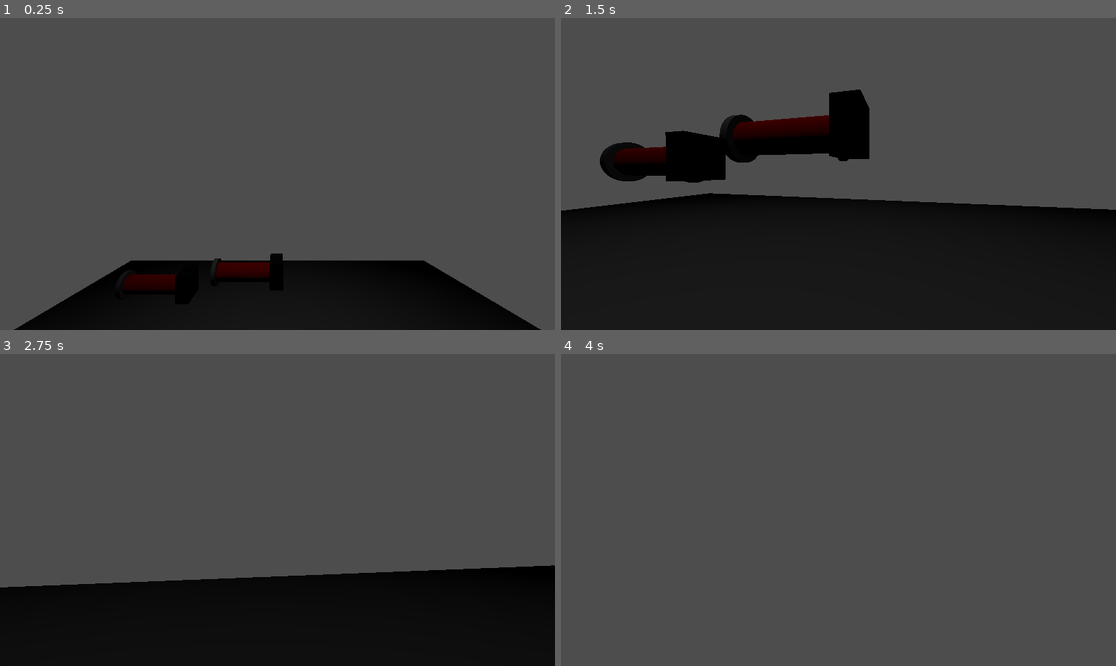
Above: before the commit, frames 1-4 (two rows, left to right).
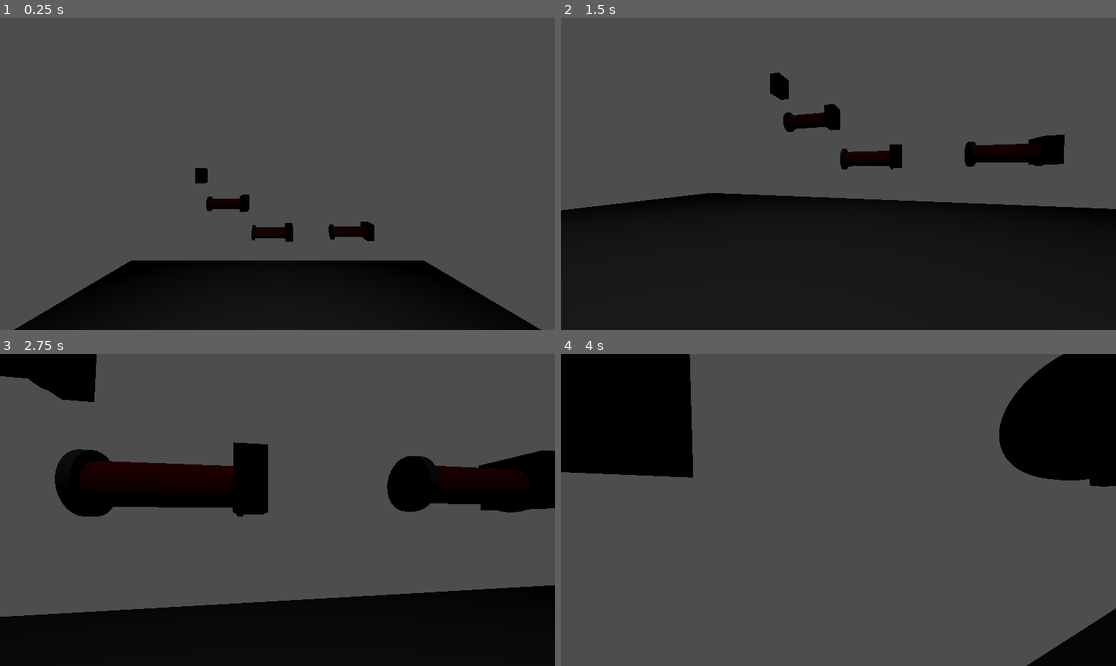
Above: after the commit, the same moments.

Repository: poogert/horror-game-jam-26
Game: Godot game, scene res://scenes/level.tscn
Same seed, same stepped clock (60 frames per second), same inputs: the game is played once before the commit and once after it.
Inputs (mouse positions are in pixels of both pictures, inside the frame that each line leads up to):
- Up to frame 1 (0.25 s): no input
- Up to frame 2 (1.5 s): tap Enter (ui_accept) at 0.5, 0.77 s; move the mouse to (866, 174) at 0.52 s; press the mouse at (866, 174) at 0.53 s; hold W (forward) from 0.53 s (still down); move the mouse to (810, 174) at 1.27 s; release the mouse at (810, 174) at 1.28 s; click (810, 174) at 1.35 s
- Up to frame 3 (2.75 s): keep holding W (forward); tap Enter (ui_accept) at 1.52 s; move the mouse to (288, 503) at 2.02 s; press the mouse at (288, 503) at 2.03 s
- Up to frame 4 (4 s): keep holding W (forward); move the mouse to (832, 516) at 2.77 s; release the mouse at (832, 516) at 2.78 s; click (832, 516) at 2.85 s; tap Enter (ui_accept) at 3.02, 3.77 s; move the mouse to (877, 513) at 3.52 s; press the mouse at (877, 513) at 3.53 s

The runs differ from the first frame. In frame 1, 1.8% of the frame differs, in the area x 22-68%, y 48-86%; in frame 2, 8.8%; in frame 3, 21%, in the area x 0-100%, y 0-85%; in frame 4, 18%.

Commit message:
wire game works

Diff:
--- /dev/null
+++ b/generational/camera_switcher.gd
@@ -0,0 +1,17 @@
+extends StaticBody3D
+
+@onready var cam = $Camera3D
+var player
+
+func _ready() -> void:
+	player = get_tree().get_first_node_in_group("player")
+
+func _unhandled_input(event: InputEvent) -> void:
+	if event.is_action_pressed("exit") and player:
+		player.camera.make_current()
+		Input.set_mouse_mode(Input.MOUSE_MODE_CAPTURED)
+
+func switchCamera():
+	if player and player.camera.current == true:
+		cam.make_current()
+		Input.set_mouse_mode(Input.MOUSE_MODE_VISIBLE)
--- /dev/null
+++ b/generational/camera_switcher.tscn
@@ -0,0 +1,19 @@
+[gd_scene format=3 uid="uid://b431pu8owrlsm"]
+
+[ext_resource type="Script" uid="uid://bh3iw8spn0cj8" path="res://camera_switcher.gd" id="1_uifgr"]
+
+[sub_resource type="BoxShape3D" id="BoxShape3D_hwta1"]
+
+[sub_resource type="BoxMesh" id="BoxMesh_hwta1"]
+
+[node name="cameraSwitcher" type="StaticBody3D" unique_id=37265451]
+script = ExtResource("1_uifgr")
+
+[node name="CollisionShape3D" type="CollisionShape3D" parent="." unique_id=1822796662]
+shape = SubResource("BoxShape3D_hwta1")
+
+[node name="MeshInstance3D" type="MeshInstance3D" parent="." unique_id=1455853376]
+mesh = SubResource("BoxMesh_hwta1")
+
+[node name="Camera3D" type="Camera3D" parent="." unique_id=1722719020]
+transform = Transform3D(1, 0, 0, 0, 1, 0, 0, 0, 1, 0, 2.9980247, 4.007569)
--- a/generational/scenes/level.tscn
+++ b/generational/scenes/level.tscn
@@ -2,6 +2,7 @@
 
 [ext_resource type="PackedScene" uid="uid://bjoytfgmv7oc0" path="res://scenes/player.tscn" id="1_u52ul"]
 [ext_resource type="PackedScene" uid="uid://c8418h6ptl0h3" path="res://scenes/wire_connectors.tscn" id="2_w7c3h"]
+[ext_resource type="PackedScene" uid="uid://b431pu8owrlsm" path="res://camera_switcher.tscn" id="3_w8frs"]
 
 [sub_resource type="BoxShape3D" id="BoxShape3D_hwta1"]
 size = Vector3(32.00154, 1, 32.102295)
@@ -28,8 +29,25 @@
 transform = Transform3D(1, 0, 0, 0, -0.0031288057, 0.9999951, 0, -0.9999951, -0.0031288057, 0, 16.91393, 0)
 spot_range = 24.512304
 
-[node name="wireConnectors" parent="." unique_id=1422545742 instance=ExtResource("2_w7c3h")]
-transform = Transform3D(1, 0, 0, 0, 1, 0, 0, 0, 1, 0.21281433, 2.0628438, -4.2146606)
+[node name="wireConnectors" parent="." unique_id=1422545742 node_paths=PackedStringArray("thisMustConnectTo") instance=ExtResource("2_w7c3h")]
+transform = Transform3D(1, 0, 0, 0, 1, 0, 0, 0, 1, 6.3274827, 2.0628438, -9.85946)
+thisMustConnectTo = NodePath("../wireConnectors2")
+isStart = true
 
-[node name="wireConnectors2" parent="." unique_id=437117939 instance=ExtResource("2_w7c3h")]
-transform = Transform3D(1, 0, 0, 0, 1, 0, 0, 0, 1, -3.287448, 1.6159818, -4.1238112)
+[node name="wireConnectors2" parent="." unique_id=437117939 node_paths=PackedStringArray("thisMustConnectTo", "previousConnectedPiece") instance=ExtResource("2_w7c3h")]
+transform = Transform3D(1, 0, 0, 0, 1, 0, 0, 0, 1, 1.0248709, 1.9564488, -10.0086)
+thisMustConnectTo = NodePath("../wireConnectors3")
+previousConnectedPiece = NodePath("../wireConnectors")
+
+[node name="wireConnectors3" parent="." unique_id=1882372691 node_paths=PackedStringArray("thisMustConnectTo", "previousConnectedPiece") instance=ExtResource("2_w7c3h")]
+transform = Transform3D(1, 0, 0, 0, 1, 0, 0, 0, 1, -1.9751291, 3.9358757, -10.0086)
+thisMustConnectTo = NodePath("../wireConnectors4")
+previousConnectedPiece = NodePath("../wireConnectors2")
+
+[node name="wireConnectors4" parent="." unique_id=1719352750 node_paths=PackedStringArray("previousConnectedPiece") instance=ExtResource("2_w7c3h")]
+transform = Transform3D(1, 0, 0, 0, 1, 0, 0, 0, 1, -4.920785, 5.7935534, -10.0086)
+previousConnectedPiece = NodePath("../wireConnectors3")
+isEnd = true
+
+[node name="cameraSwitcher" parent="." unique_id=37265451 instance=ExtResource("3_w8frs")]
+transform = Transform3D(1, 0, 0, 0, 1, 0, 0, 0, 1, 0, 0, 1)
--- a/generational/scenes/wire_connectors.tscn
+++ b/generational/scenes/wire_connectors.tscn
@@ -16,6 +16,7 @@
 [node name="wireConnectors" type="StaticBody3D" unique_id=1422545742]
 input_capture_on_drag = true
 script = ExtResource("1_jclur")
+numberOfConnections = 1
 
 [node name="CollisionShape3D" type="CollisionShape3D" parent="." unique_id=1658450811]
 transform = Transform3D(1, 0, 0, 0, 1, 0, 0, 0, 1, -0.25, 0, 0)
--- a/generational/scenes/wires.tscn
+++ b/generational/scenes/wires.tscn
@@ -17,10 +17,6 @@
 
 [node name="Node3D" type="Node3D" unique_id=953924409]
 script = ExtResource("1_ptv7e")
-
-[node name="Camera3D" type="Camera3D" parent="." unique_id=95263359]
-transform = Transform3D(1, 0, 0, 0, 1, 0, 0, 0, 1, 0.026184082, 1.438935, 2.9621582)
-current = true
 
 [node name="Marker3D" type="Marker3D" parent="." unique_id=1054519898]
 transform = Transform3D(-4.3711385e-08, -0.99999994, 0, 0.99999994, -4.3711385e-08, 0, 0, 0, 1, 1.9881897, 0.6881714, 0)
--- a/generational/scripts/basicMovement.gd
+++ b/generational/scripts/basicMovement.gd
@@ -53,8 +53,8 @@
 
 	if collider.has_method("gameStart"):
 		collider.gameStart(task)
-	elif collider.get_parent().get_parent().has_method("switchCamera"):
-		collider.get_parent().get_parent().switchCamera()
+	elif collider.has_method("switchCamera"):
+		collider.switchCamera()
 		print(collider)
 	else:
 		print("didnt get there" + str(collider))
--- a/generational/scripts/wire_connectors.gd
+++ b/generational/scripts/wire_connectors.gd
@@ -1,16 +1,39 @@
 extends StaticBody3D
 
+@onready var wire = $Node3D
+
+@export var numberOfConnections: int
+@export var thisMustConnectTo: StaticBody3D
+@export var previousConnectedPiece: StaticBody3D
+@export var isStart: bool
+@export var isEnd: bool
+
 var player
-
+var isPowered: bool = false
+var connectedPieces: int
 func _ready() -> void:
 	player = get_tree().get_first_node_in_group("player")
+	if isEnd:
+		wire.queue_free()
 
+func _process(_delta: float) -> void:
+	if isStart or (previousConnectedPiece and previousConnectedPiece.isPowered == true and numberOfConnections == connectedPieces):
+		powerOn()
 func _on_mouse_entered() -> void:
-	print(player.wireBeingHeld)
 	if player.wireBeingHeld != null:
-		player.wireBeingHeld.global_position = global_position
-		player.wireBeingHeld = null
-		print("this connecter is connected")
+		var wire_script = player.wireBeingHeld.get_parent().get_parent()
+		if wire_script.has_method("generateWireChain"): # Verification step
+			wire_script.connecterHoveringOver = self
+			print("Hovering over connector...")
 
 func _on_mouse_exited() -> void:
-	pass # Replace with function body.
+	if player.wireBeingHeld != null:
+		var wire_script = player.wireBeingHeld.get_parent().get_parent()
+		if wire_script.has_method("generateWireChain") and wire_script.connecterHoveringOver == self:
+			wire_script.connecterHoveringOver = null
+
+func powerOn():
+	isPowered = true
+	if isStart == false:
+		print("power on")
+	pass
--- a/generational/scripts/wires.gd
+++ b/generational/scripts/wires.gd
@@ -6,8 +6,8 @@
 
 @onready var bottomNode: StaticBody3D = $Marker3D/bottom
 @onready var topHandler: AnimatableBody3D = $Marker3D/connecter
-@onready var wiresCamera: Camera3D = $Camera3D
 
+var camera
 var isBeingDragged: bool = false
 var dragArea: Plane
 var player: Node3D
@@ -17,6 +17,7 @@
 	ogPosition = topHandler.global_position
 	topHandler.input_event.connect(handleInput)
 	player = get_tree().get_first_node_in_group("player")
+	camera = player.camera
 	generateWireChain()
 
 func generateWireChain():
@@ -117,37 +118,32 @@
 
 func handleInput(camera: Camera3D, event: InputEvent, position: Vector3, normal: Vector3, shapeIndex: int):
 	if event is InputEventMouseButton and event.button_index == MOUSE_BUTTON_LEFT and event.pressed:
-		var dragAreaNormal = wiresCamera.get_global_transform().basis.z
+		var dragAreaNormal = camera.get_global_transform().basis.z
 		dragArea = Plane(dragAreaNormal, topHandler.global_position)
 		isBeingDragged = true
 
 func _unhandled_input(event: InputEvent) -> void:
+
 	var mousePosition = get_viewport().get_mouse_position()
-	var rayOrigin = wiresCamera.project_ray_origin(mousePosition)
-	var rayDirection = wiresCamera.project_ray_normal(mousePosition)
+	var rayOrigin = camera.project_ray_origin(mousePosition)
+	var rayDirection = camera.project_ray_normal(mousePosition)
 	var targetPosition = dragArea.intersects_ray(rayOrigin, rayDirection)
 
 	if event is InputEventMouseButton and event.button_index == MOUSE_BUTTON_LEFT and not event.pressed:
+		isBeingDragged = false
+
 		if connecterHoveringOver != null:
 			topHandler.global_position = connecterHoveringOver.global_position
-		isBeingDragged = false
-		topHandler.global_position = ogPosition
-
+			ogPosition = topHandler.global_position
+			player.wireBeingHeld = null
+		else:
+			topHandler.global_position = ogPosition
+			player.wireBeingHeld = null
 
 	if event is InputEventMouseMotion and isBeingDragged:
-
-		if not wiresCamera: return
+		if not camera: return
 
 		if targetPosition != null:
 			topHandler.global_basis = Basis.IDENTITY
 			topHandler.global_position = targetPosition
 			player.wireBeingHeld = topHandler
-
-	if event.is_action_pressed("exit") and player:
-		player.camera.make_current()
-		Input.set_mouse_mode(Input.MOUSE_MODE_CAPTURED)
-
-func switchCamera():
-	if player and player.camera.current == true:
-		wiresCamera.make_current()
-		Input.set_mouse_mode(Input.MOUSE_MODE_VISIBLE)
Not shown, added: generational/camera_switcher.gd.uid
